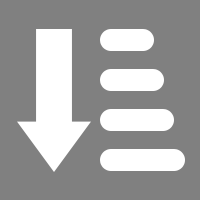
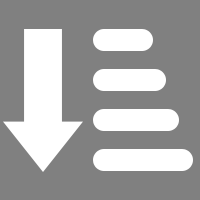
Layer changes from the first 200 × 200 image to the second:
painted on "Shape 1" over [3, 29, 91, 172]
painted on "Rounded Rectangle 1 copy 3" over [93, 149, 193, 171]
painted on "Rounded Rectangle 1 copy 2" over [93, 109, 179, 131]
painted on "Rounded Rectangle 1 copy" over [93, 69, 166, 91]
painted on "Rounded Rectangle 1" over [93, 29, 154, 51]
